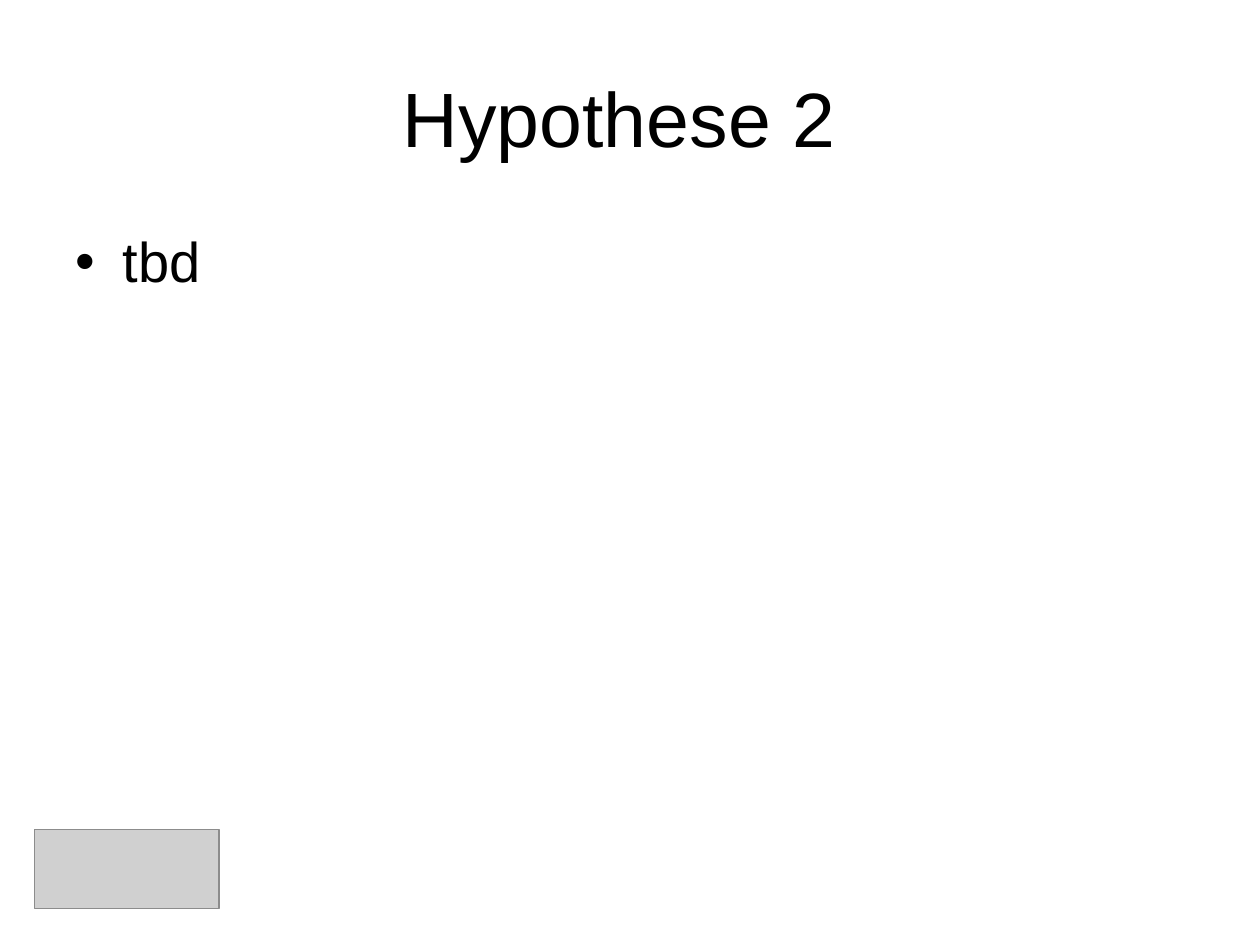
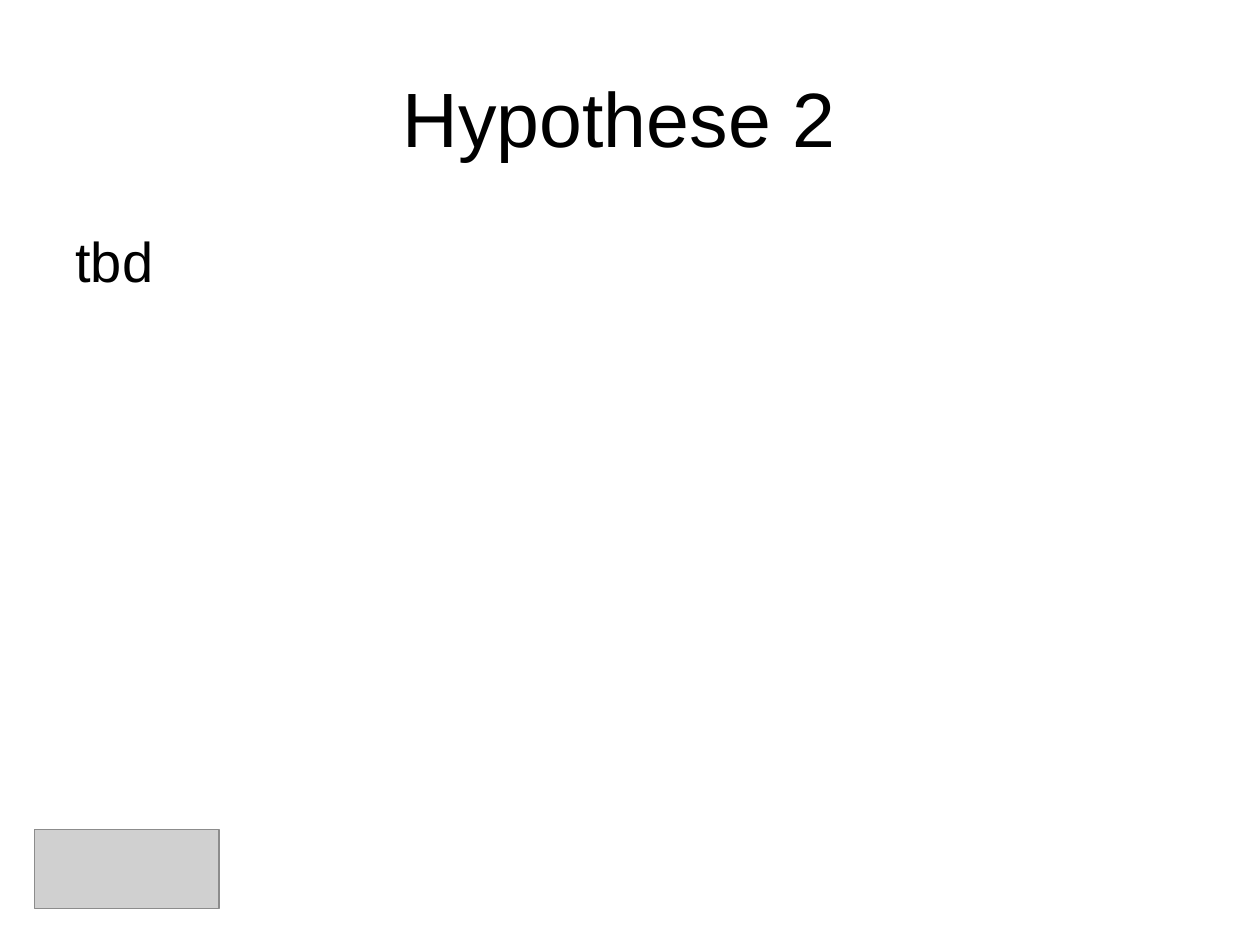
Before and after one commit to saw303/masterstudy, a slide deck: slide 5 of disposition/Präsentation.ppt. Drawn at 1260x945 pixels with LibreOffice and Linux fonts; fonts in the diff are those of the drawing; grey boxes stand for pictures. Boxes give left, top, right and bottom in pixels: in the first picture for what was removed or moved away, otherwise in the second. Text is boxed around its words. In the diff, an @@ line names an element or a change of style, - is before the commit and + after.

```diff
--- a/disposition/Präsentation.ppt
+++ b/disposition/Präsentation.ppt
@@ text "tbd" at box(75, 241, 153, 283): bullet • to none @@
```
Also in this commit, not shown: 1 other slide changed.
